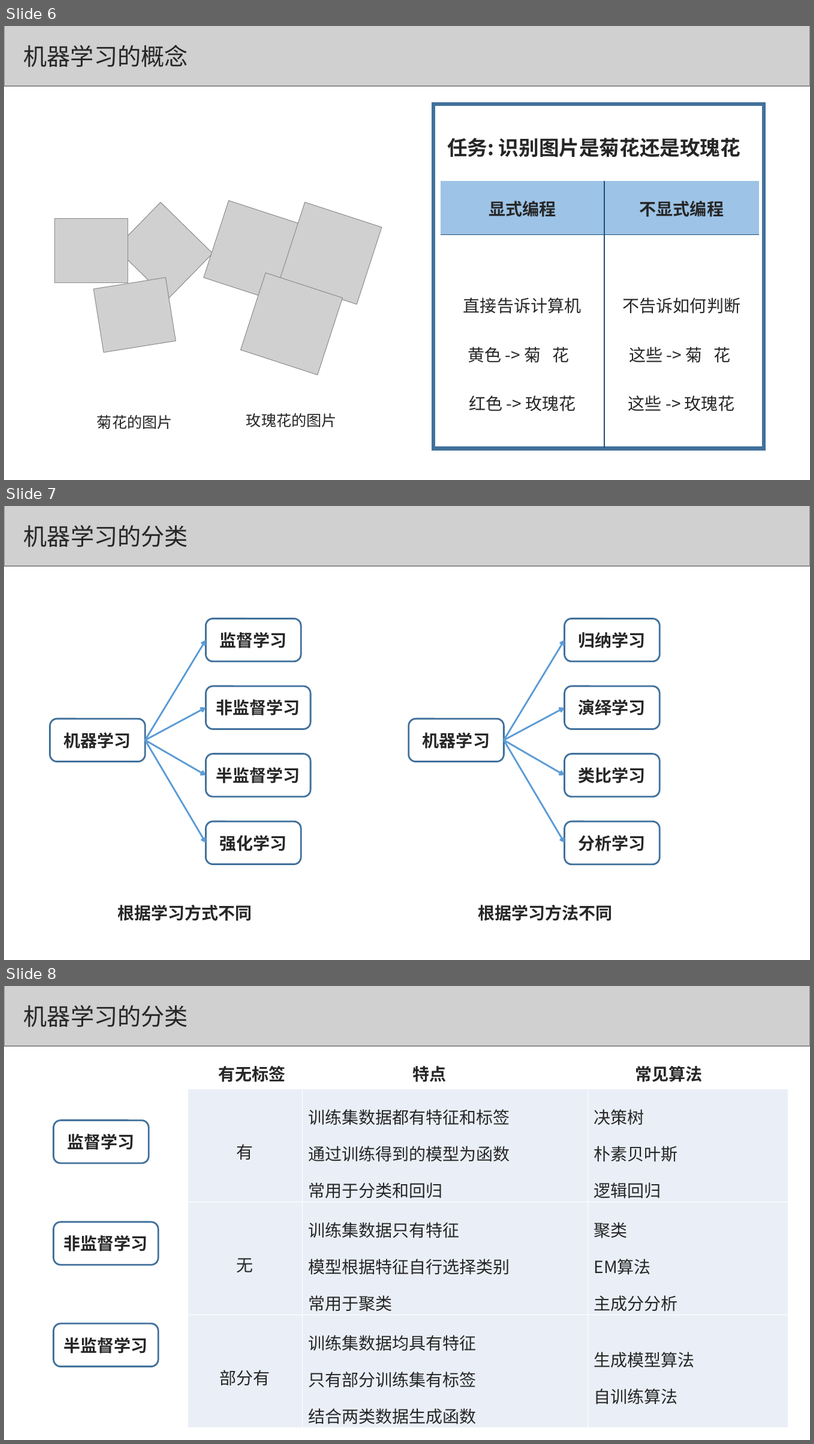
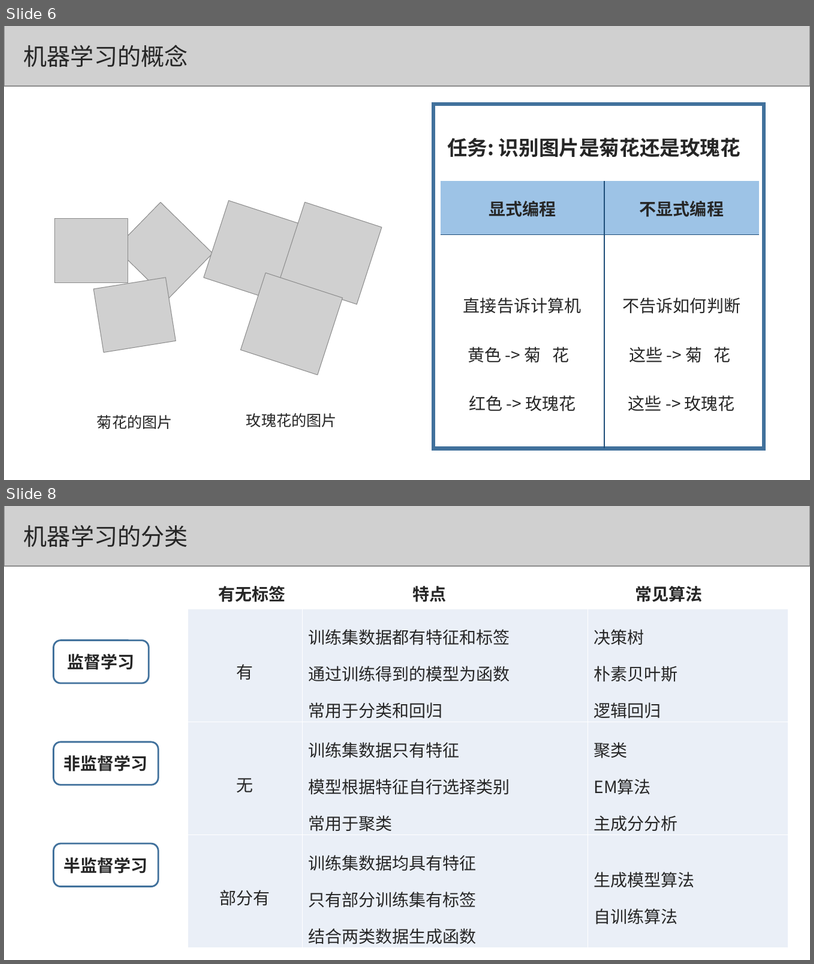
Before and after one commit to congcongshang/StudyNoteBook, a slide deck: 数学/机器学习.ppt. Shown one above the other, each under a label of ours: slides 6, 7 and 8 before the commit, slides 6 and 8 after it; the slides between them are not shown. The pictures are 814x1444 and 814x964 pixels, drawn with LibreOffice and Linux fonts; fonts in the diff are those of the drawing; grey boxes stand for pictures. Boxes give left, top, right and bottom in pixels: in the first picture for what was removed or moved away, otherwise in the second. Text is boxed around its words. In the diff, an @@ line names an element or a change of style, - is before the commit and + after.

```diff
--- a/数学/机器学习.ppt
+++ b/数学/机器学习.ppt
@@ slide 7 removed at (4, 506, 810, 960), background #FFFFFF @@
@@ picture removed at (4, 506, 810, 566) @@
@@ text removed at (24, 525, 188, 547) @@
-机器学习的分类
@@ group removed at (50, 618, 311, 921): 5 rounded rectangles, 4 arrows, 1 text @@
-机器学习
-非监督学习
-监督学习
-强化学习
-半监督学习
-根据学习方式不同
@@ group removed at (408, 618, 659, 921): 5 rounded rectangles, 4 arrows, 1 text @@
-机器学习
-演绎学习
-归纳学习
-分析学习
-类比学习
-根据学习方法不同
```
Also in this commit, not shown: 3 slides changed, 3 other files.
